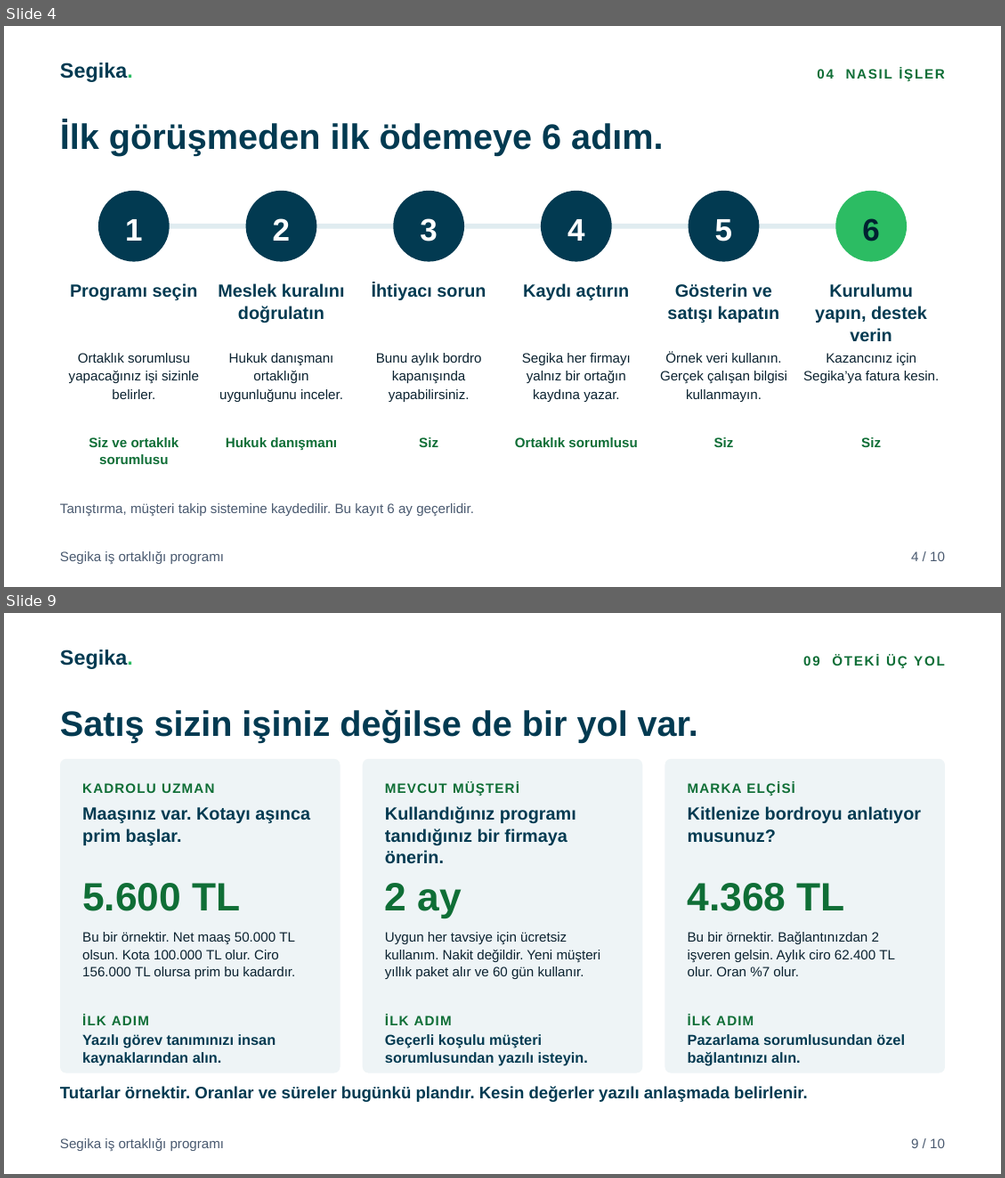
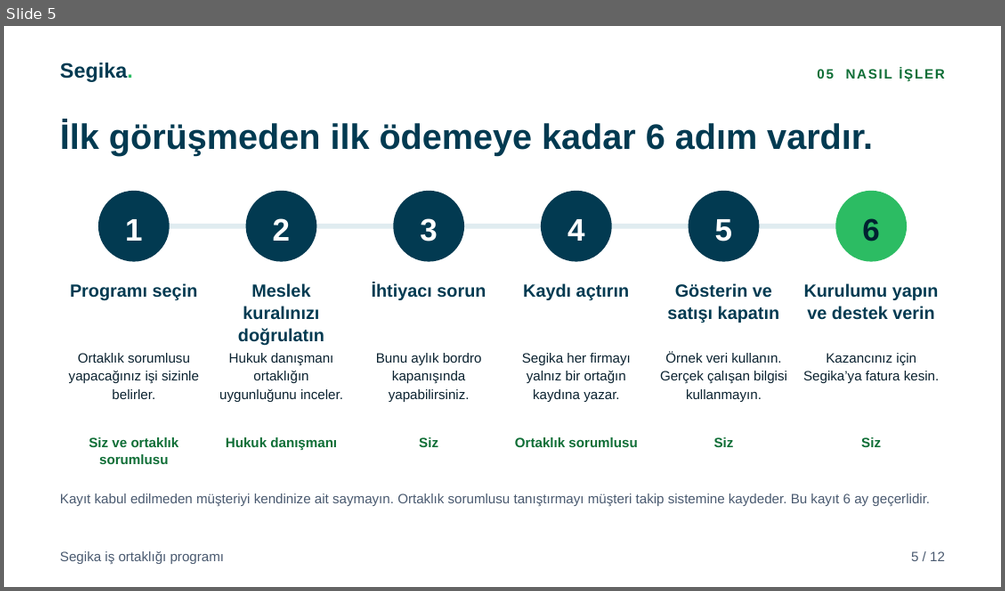
Before and after one commit to karacaismail/19ekim, a slide deck: public/indir/segika/segika-is-ortakligi-sunum.pptx. Shown one above the other, each under a label of ours: slides 4 and 9 before the commit, slide 5 after it; the slides between them are not shown. The pictures are 1005x1178 and 1005x591 pixels, drawn with LibreOffice and Linux fonts; fonts in the diff are those of the drawing. Boxes give left, top, right and bottom in pixels: in the first picture for what was removed or moved away, otherwise in the second. Text is boxed around its words. In the diff, an @@ line names an element or a change of style, - is before the commit and + after.

Commit message:
Segika setini 2. revizyona göre yeniden üret
Üç dosyaya fotoğraflı kapak eklendi. Üç dosya da 12 sayfadır.
Örnekler 100 çalışan üzerinden kuruldu. Fiyatlar 6.250 TL,
5.400 TL ve 8.900 TL oldu. Aylık satış sayfası kümülatif
kazancı gösterir. Yıllık sayfa seviyeleri ve 4 yıllık payı
gösterir. Kadrolu uzman yolu çıkarıldı. Mevcut müşterinin ayrı
sayfası var. Koşullar karşılıklı taahhüt diliyle yazıldı.
Kapak fotoğrafı Pexels lisanslıdır. Kaynağı README dosyasındadır.

```diff
--- a/public/indir/segika/segika-is-ortakligi-sunum.pptx
+++ b/public/indir/segika/segika-is-ortakligi-sunum.pptx
@@ slide 9 removed at (4,613,1001,1174), background #FFFFFF @@
@@ text removed at (60,649,133,669) @@
-Segika.
@@ text removed at (803,655,945,668) @@
-09 ÖTEKİ ÜÇ YOL
@@ text removed at (60,709,698,743) @@
-Satış sizin işiniz değilse de bir yol var.
@@ rounded rectangle removed at (60,759,340,1073) @@
@@ rounded rectangle removed at (362,759,642,1073) @@
@@ rounded rectangle removed at (665,759,945,1073) @@
@@ text removed at (82,783,214,793) @@
-KADROLU UZMAN
@@ text removed at (385,782,519,795) @@
-MEVCUT MÜŞTERİ
@@ text removed at (688,782,794,795) @@
-MARKA ELÇİSİ
@@ text removed at (82,807,310,845) @@
-Maaşınız var. Kotayı aşınca prim başlar.
@@ text removed at (385,806,576,864) @@
-Kullandığınız programı tanıdığınız bir firmaya önerin.
@@ text removed at (688,806,921,843) @@
-Kitlenize bordroyu anlatıyor musunuz?
@@ text removed at (82,883,240,911) @@
-5.600 TL
@@ text removed at (385,883,461,917) @@
-2 ay
@@ text removed at (688,883,845,911) @@
-4.368 TL
@@ text removed at (82,932,295,979) @@
-Bu bir örnektir. Net maaş 50.000 TL olsun. Kota 100.000 TL olur. Ciro 156.000 TL olursa prim bu kadardır.
@@ text removed at (385,932,601,979) @@
-Uygun her tavsiye için ücretsiz kullanım. Nakit değildir. Yeni müşteri yıllık paket alır ve 60 gün kullanır.
@@ text removed at (688,932,895,976) @@
-Bu bir örnektir. Bağlantınızdan 2 işveren gelsin. Aylık ciro 62.400 TL olur. Oran %7 olur.
@@ text removed at (82,1013,149,1025) @@
-İLK ADIM
@@ text removed at (82,1034,276,1066) @@
-Yazılı görev tanımınızı insan kaynaklarından alın.
@@ text removed at (385,1013,452,1025) @@
-İLK ADIM
@@ text removed at (385,1034,588,1066) @@
-Geçerli koşulu müşteri sorumlusundan yazılı isteyin.
@@ text removed at (688,1013,753,1025) @@
-İLK ADIM
@@ text removed at (688,1034,905,1066) @@
-Pazarlama sorumlusundan özel bağlantınızı alın.
@@ text removed at (60,1086,808,1102) @@
-Tutarlar örnektir. Oranlar ve süreler bugünkü plandır. Kesin değerler yazılı anlaşmada belirlenir.
@@ text removed at (60,1138,225,1151) @@
-Segika iş ortaklığı programı
@@ text removed at (911,1138,945,1148) @@
-9 / 10
@@ what was slide 4 is now slide 5 @@
@@ slide 5 changed as well @@
@@ text at (817,68,945,81): text changed @@
-04 NASIL İŞLER
+05 NASIL İŞLER
@@ text at (60,121,873,156): text changed @@
-İlk görüşmeden ilk ödemeye 6 adım.
+İlk görüşmeden ilk ödemeye kadar 6 adım vardır.
@@ text at (238,283,324,345): text changed @@
-Meslek kuralını doğrulatın
+Meslek kuralınızı doğrulatın
@@ text at (804,283,938,320): text changed @@
-Kurulumu yapın, destek verin
+Kurulumu yapın ve destek verin
@@ text at (60,493,930,506): text changed @@
-Tanıştırma, müşteri takip sistemine kaydedilir. Bu kayıt 6 ay geçerlidir.
+Kayıt kabul edilmeden müşteriyi kendinize ait saymayın. Ortaklık sorumlusu tanıştırmayı müşteri takip sistemine kaydeder. Bu kayıt 6 ay geçerlidir.
@@ text at (911,551,945,561): text changed @@
-4 / 10
+5 / 12
```
Also in this commit, not shown: 3 other slides changed, 8 slides added, 5 other slides removed, 52 other files.
